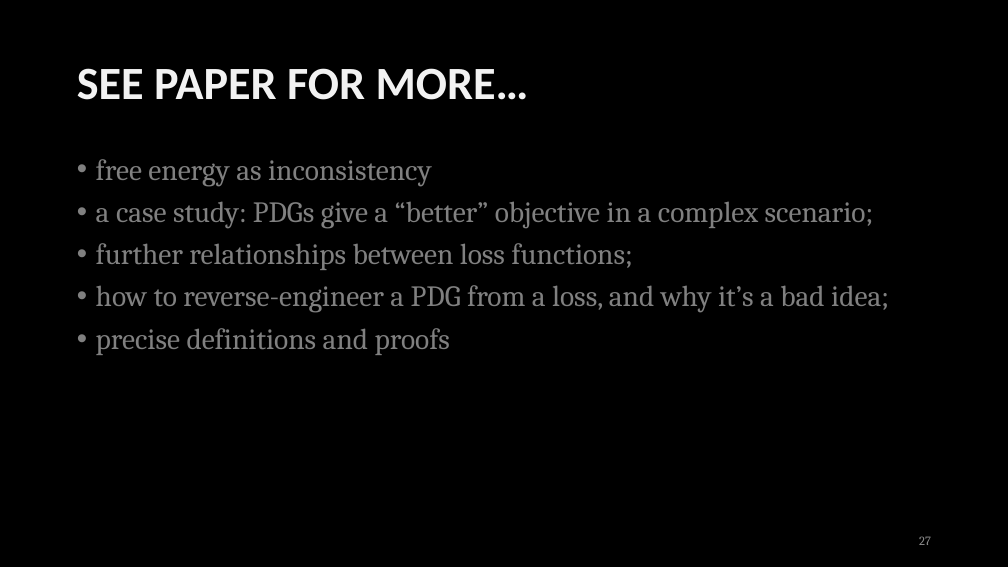
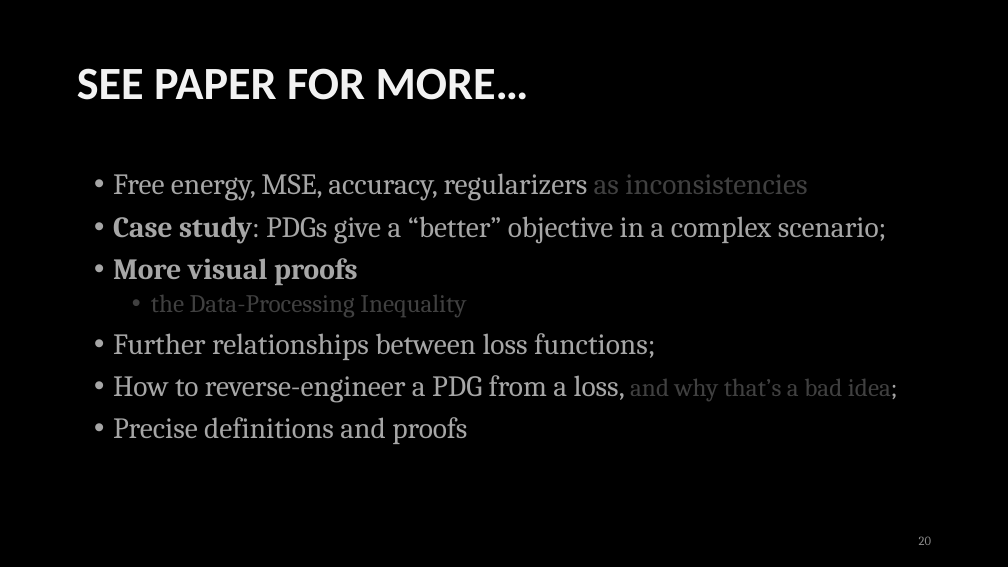
Before and after one commit to orichardson/pdg-expts, a slide deck: slide 20 of present/AISTATS-2022/one-true-loss.pptx (slide 27 before the commit). Drawn at 1008x567 pixels with LibreOffice and Linux fonts; fonts in the diff are those of the drawing. Boxes give left, top, right and bottom in pixels: in the first picture for what was removed or moved away, otherwise in the second. Text is boxed around its words. In the diff, an @@ line names an element or a change of style, - is before the commit and + after.

```diff
--- a/present/AISTATS-2022/one-true-loss.pptx
+++ b/present/AISTATS-2022/one-true-loss.pptx
@@ text at (x1=113, y1=173, x2=898, y2=444): text changed; text colour #808080 to #A6A6A6 @@
-• free energy as inconsistency
-• a case study: PDGs give a “better” objective in a complex scenario;
-• further relationships between loss functions;
-• how to reverse-engineer a PDG from a loss, and why it’s a bad idea;
-• precise definitions and proofs
+• Free energy, MSE, accuracy, regularizers as inconsistencies
+• Case study: PDGs give a “better” objective in a complex scenario;
+• More visual proofs
+  • the Data-Processing Inequality
+• Further relationships between loss functions;
+• How to reverse-engineer a PDG from a loss, and why that’s a bad idea;
+• Precise definitions and proofs
@@ page number at (x1=919, y1=536, x2=931, y2=545): text changed @@
-27
+20
```
Also in this commit, not shown: 10 other slides changed, 1 slide added, 9 slides removed, 2 other files.
